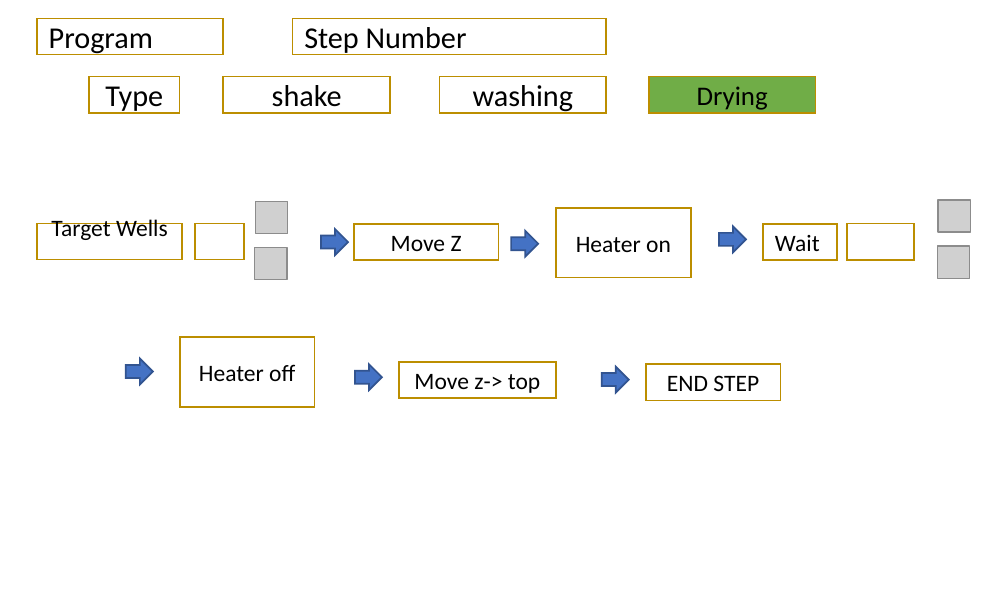
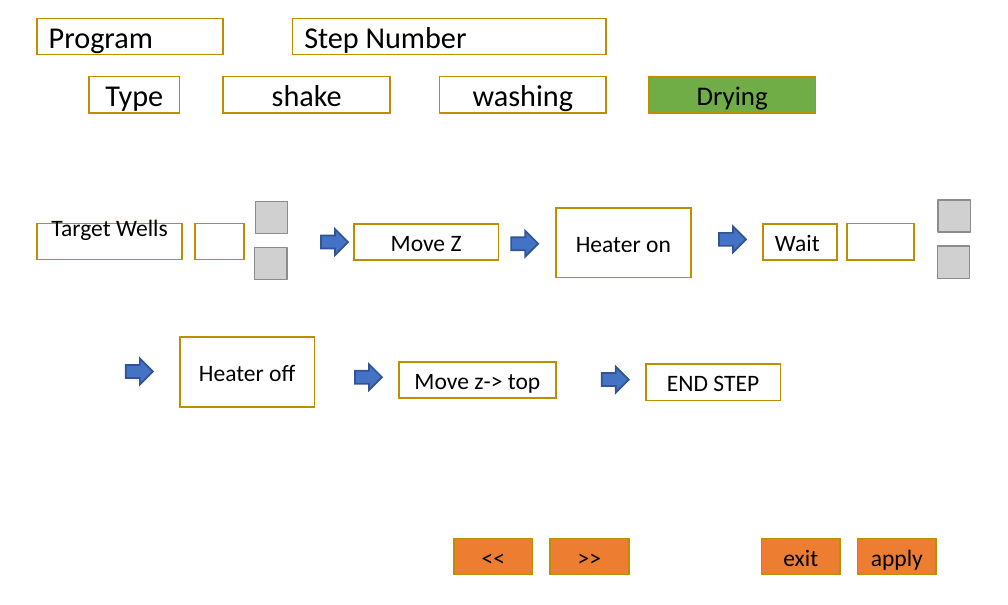
Before and after one commit to Pekarate/00.Well_washing, a slide deck: slide 5 of HMI/GUI.pptx. Drawn at 1008x605 pixels with LibreOffice and Linux fonts; fonts in the diff are those of the drawing; grey boxes stand for pictures. Boxes give left, top, right and bottom in pixels: in the first picture for what was removed or moved away, otherwise in the second. Text is boxed around its words. In the diff, an @@ line names an element or a change of style, - is before the commit and + after.

```diff
--- a/HMI/GUI.pptx
+++ b/HMI/GUI.pptx
@@ rectangle added at box(454, 538, 532, 575), fill #ED7D31, outline #BD8E00 1 pt, 14 pt, text #000000 @@
+<<
@@ rectangle added at box(551, 538, 629, 575), fill #ED7D31, outline #BD8E00 1 pt, 14 pt, text #000000 @@
+>>
@@ rectangle added at box(762, 538, 841, 575), fill #ED7D31, outline #BD8E00 1 pt, 14 pt, text #000000 @@
+exit
@@ rectangle added at box(858, 538, 937, 575), fill #ED7D31, outline #BD8E00 1 pt, 14 pt, text #000000 @@
+apply
```
Also in this commit, not shown: 2 other slides changed, 4 other files.
